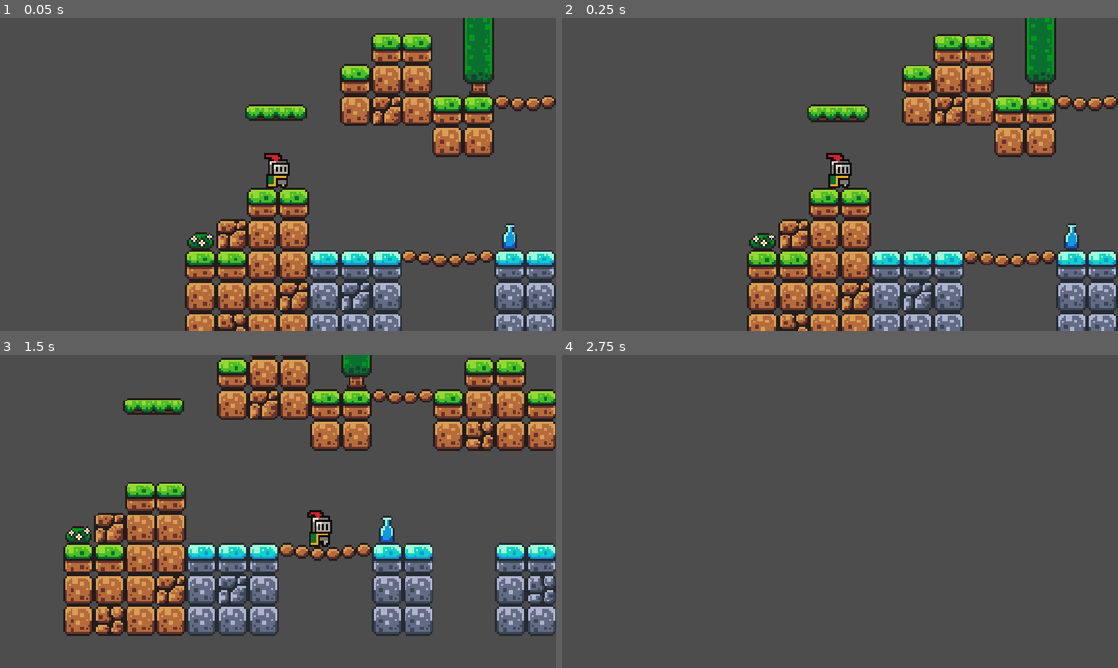
Above: before the commit, frames 1-4 (two rows, left to right).
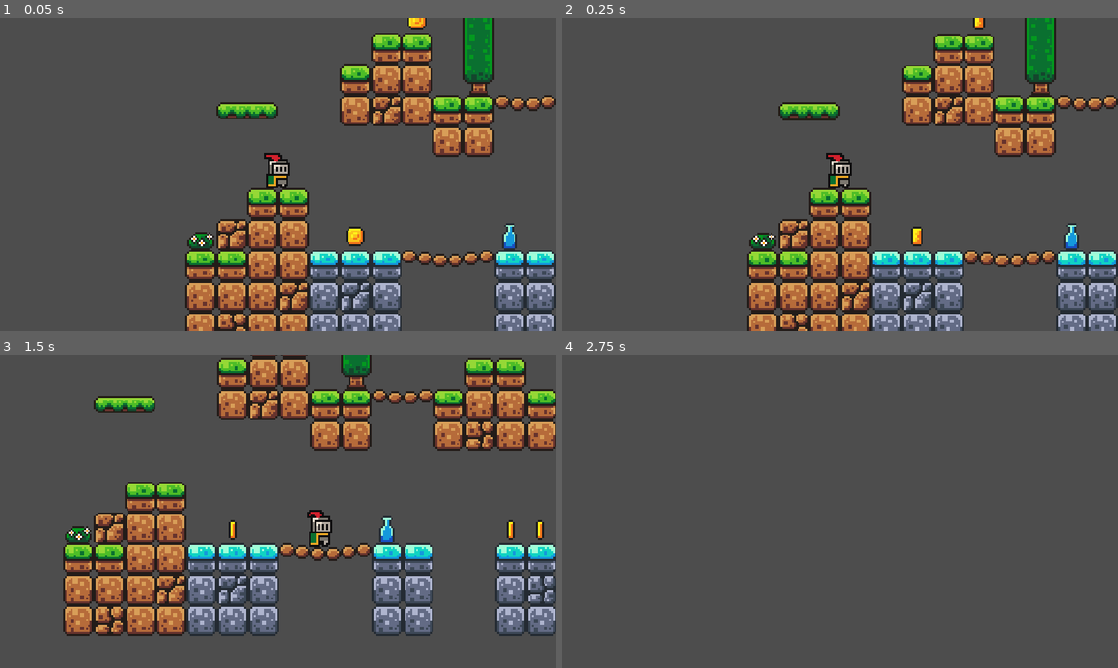
Above: after the commit, the same moments.

Repository: Jonas54311/prog2-godot
Game: Godot game, scene res://scenes/game.tscn
Two runs of this game, one before a commit and one after it. Both use one fixed random seed, a clock stepped at 60 frames per second and the inputs below.
Inputs:
- Up to frame 1 (0.05 s): no input
- Up to frame 2 (0.25 s): no input
- Up to frame 3 (1.5 s): tap Enter (ui_accept) at 0.5, 0.77 s; hold Right (ui_right) from 0.53 s (still down)
- Up to frame 4 (2.75 s): tap Enter (ui_accept) at 1.52 s; release Right (ui_right) at 2.03 s; hold Left (ui_left) from 2.03 s (still down)

The runs differ from the first frame. In frame 1, 1.1% of the frame differs, in the area x 38-77%, y 0-73%; in frame 2, 1.1%; in frame 3, 1.5%, in the area x 11-100%, y 5-79%; in frame 4, nothing differs.

Commit message:
Pickups

Diff:
--- /dev/null
+++ b/nytt-spelprojekt/scenes/coin.tscn
@@ -0,0 +1,113 @@
+[gd_scene format=3 uid="uid://5yxkachnaxxe"]
+
+[ext_resource type="Script" uid="uid://daskwj0gqphlt" path="res://scripts/coin.gd" id="1_i64fm"]
+[ext_resource type="Texture2D" uid="uid://cmq3rdrxyogay" path="res://assets/sprites/coin.png" id="1_rwqht"]
+
+[sub_resource type="AtlasTexture" id="AtlasTexture_i64fm"]
+atlas = ExtResource("1_rwqht")
+region = Rect2(0, 0, 16, 16)
+
+[sub_resource type="AtlasTexture" id="AtlasTexture_11l1o"]
+atlas = ExtResource("1_rwqht")
+region = Rect2(16, 0, 16, 16)
+
+[sub_resource type="AtlasTexture" id="AtlasTexture_d14el"]
+atlas = ExtResource("1_rwqht")
+region = Rect2(32, 0, 16, 16)
+
+[sub_resource type="AtlasTexture" id="AtlasTexture_1ikuy"]
+atlas = ExtResource("1_rwqht")
+region = Rect2(48, 0, 16, 16)
+
+[sub_resource type="AtlasTexture" id="AtlasTexture_wnlwo"]
+atlas = ExtResource("1_rwqht")
+region = Rect2(64, 0, 16, 16)
+
+[sub_resource type="AtlasTexture" id="AtlasTexture_jig8b"]
+atlas = ExtResource("1_rwqht")
+region = Rect2(80, 0, 16, 16)
+
+[sub_resource type="AtlasTexture" id="AtlasTexture_xmuha"]
+atlas = ExtResource("1_rwqht")
+region = Rect2(96, 0, 16, 16)
+
+[sub_resource type="AtlasTexture" id="AtlasTexture_kfxoj"]
+atlas = ExtResource("1_rwqht")
+region = Rect2(112, 0, 16, 16)
+
+[sub_resource type="AtlasTexture" id="AtlasTexture_jsmju"]
+atlas = ExtResource("1_rwqht")
+region = Rect2(128, 0, 16, 16)
+
+[sub_resource type="AtlasTexture" id="AtlasTexture_s0mny"]
+atlas = ExtResource("1_rwqht")
+region = Rect2(144, 0, 16, 16)
+
+[sub_resource type="AtlasTexture" id="AtlasTexture_7cc30"]
+atlas = ExtResource("1_rwqht")
+region = Rect2(160, 0, 16, 16)
+
+[sub_resource type="AtlasTexture" id="AtlasTexture_rojmm"]
+atlas = ExtResource("1_rwqht")
+region = Rect2(176, 0, 16, 16)
+
+[sub_resource type="SpriteFrames" id="SpriteFrames_wxe1b"]
+animations = [{
+"frames": [{
+"duration": 1.0,
+"texture": SubResource("AtlasTexture_i64fm")
+}, {
+"duration": 1.0,
+"texture": SubResource("AtlasTexture_11l1o")
+}, {
+"duration": 1.0,
+"texture": SubResource("AtlasTexture_d14el")
+}, {
+"duration": 1.0,
+"texture": SubResource("AtlasTexture_1ikuy")
+}, {
+"duration": 1.0,
+"texture": SubResource("AtlasTexture_wnlwo")
+}, {
+"duration": 1.0,
+"texture": SubResource("AtlasTexture_jig8b")
+}, {
+"duration": 1.0,
+"texture": SubResource("AtlasTexture_xmuha")
+}, {
+"duration": 1.0,
+"texture": SubResource("AtlasTexture_kfxoj")
+}, {
+"duration": 1.0,
+"texture": SubResource("AtlasTexture_jsmju")
+}, {
+"duration": 1.0,
+"texture": SubResource("AtlasTexture_s0mny")
+}, {
+"duration": 1.0,
+"texture": SubResource("AtlasTexture_7cc30")
+}, {
+"duration": 1.0,
+"texture": SubResource("AtlasTexture_rojmm")
+}],
+"loop": 1,
+"name": &"default",
+"speed": 10.0
+}]
+
+[sub_resource type="CircleShape2D" id="CircleShape2D_wxe1b"]
+radius = 5.0
+
+[node name="Coin" type="Area2D" unique_id=1680085520]
+collision_mask = 2
+script = ExtResource("1_i64fm")
+
+[node name="AnimatedSprite2D" type="AnimatedSprite2D" parent="." unique_id=286730023]
+sprite_frames = SubResource("SpriteFrames_wxe1b")
+autoplay = "default"
+frame_progress = 0.21392387
+
+[node name="CollisionShape2D" type="CollisionShape2D" parent="." unique_id=160605646]
+shape = SubResource("CircleShape2D_wxe1b")
+
+[connection signal="body_entered" from="." to="." method="_on_body_entered"]
--- a/nytt-spelprojekt/scenes/game.tscn
+++ b/nytt-spelprojekt/scenes/game.tscn
@@ -3,6 +3,7 @@
 [ext_resource type="PackedScene" uid="uid://dfd4et5tgqalw" path="res://scenes/player.tscn" id="1_uwrxv"]
 [ext_resource type="Texture2D" uid="uid://b7thb1m1fucxq" path="res://assets/sprites/world_tileset.png" id="2_yqjtg"]
 [ext_resource type="PackedScene" uid="uid://cnq3qprhr1wm1" path="res://scenes/platform.tscn" id="3_lnu2h"]
+[ext_resource type="PackedScene" uid="uid://5yxkachnaxxe" path="res://scenes/coin.tscn" id="4_lbhrr"]
 
 [sub_resource type="TileSetAtlasSource" id="TileSetAtlasSource_lnu2h"]
 texture = ExtResource("2_yqjtg")
@@ -224,7 +225,7 @@
 position_smoothing_enabled = true
 
 [node name="Platform" parent="." unique_id=1038711220 instance=ExtResource("3_lnu2h")]
-position = Vector2(15, -23)
+position = Vector2(0, -24)
 
 [node name="Platform2" parent="." unique_id=2101790288 instance=ExtResource("3_lnu2h")]
 position = Vector2(352, 21)
@@ -233,3 +234,21 @@
 root_node = NodePath("../..")
 libraries/ = SubResource("AnimationLibrary_iywne")
 autoplay = &"Move"
+
+[node name="Coin" parent="." unique_id=1680085520 instance=ExtResource("4_lbhrr")]
+position = Vector2(56, 41)
+
+[node name="Coin2" parent="." unique_id=1489050262 instance=ExtResource("4_lbhrr")]
+position = Vector2(200, 41)
+
+[node name="Coin3" parent="." unique_id=466157621 instance=ExtResource("4_lbhrr")]
+position = Vector2(215, 41)
+
+[node name="Coin4" parent="." unique_id=8624593 instance=ExtResource("4_lbhrr")]
+position = Vector2(88, -71)
+
+[node name="Coin5" parent="." unique_id=298069882 instance=ExtResource("4_lbhrr")]
+position = Vector2(504, 9)
+
+[node name="Coin6" parent="." unique_id=973576276 instance=ExtResource("4_lbhrr")]
+position = Vector2(431, 24)
--- a/nytt-spelprojekt/scenes/player.tscn
+++ b/nytt-spelprojekt/scenes/player.tscn
@@ -44,6 +44,7 @@
 
 [node name="Player" type="CharacterBody2D" unique_id=1385920997]
 z_index = 5
+collision_layer = 2
 script = ExtResource("1_g2els")
 
 [node name="AnimatedSprite2D" type="AnimatedSprite2D" parent="." unique_id=19912754]
--- /dev/null
+++ b/nytt-spelprojekt/scripts/coin.gd
@@ -0,0 +1,8 @@
+extends Area2D
+
+
+
+
+func _on_body_entered(body: Node2D) -> void:
+	print("+1 coin")
+	queue_free()
Not shown, added: nytt-spelprojekt/scripts/coin.gd.uid
